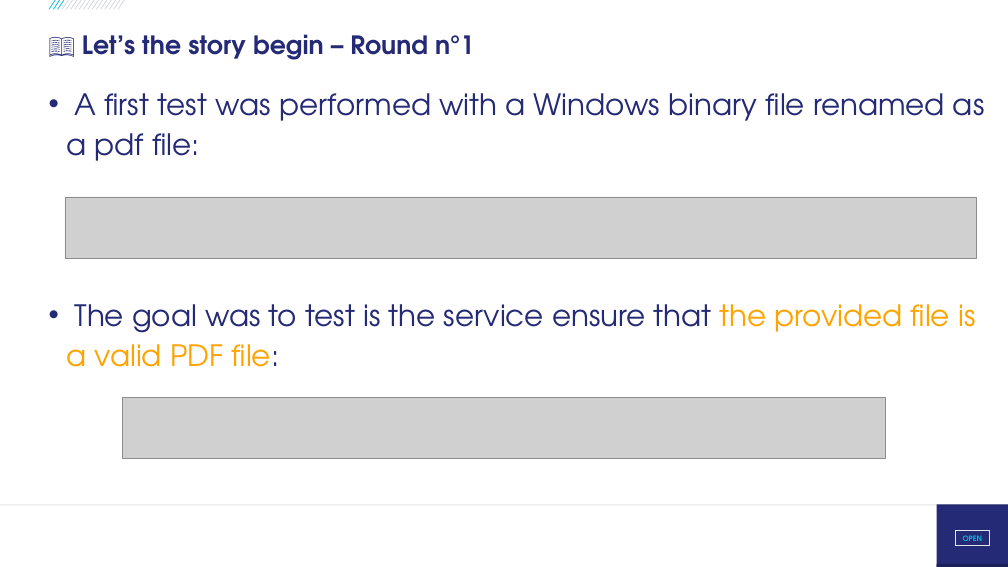
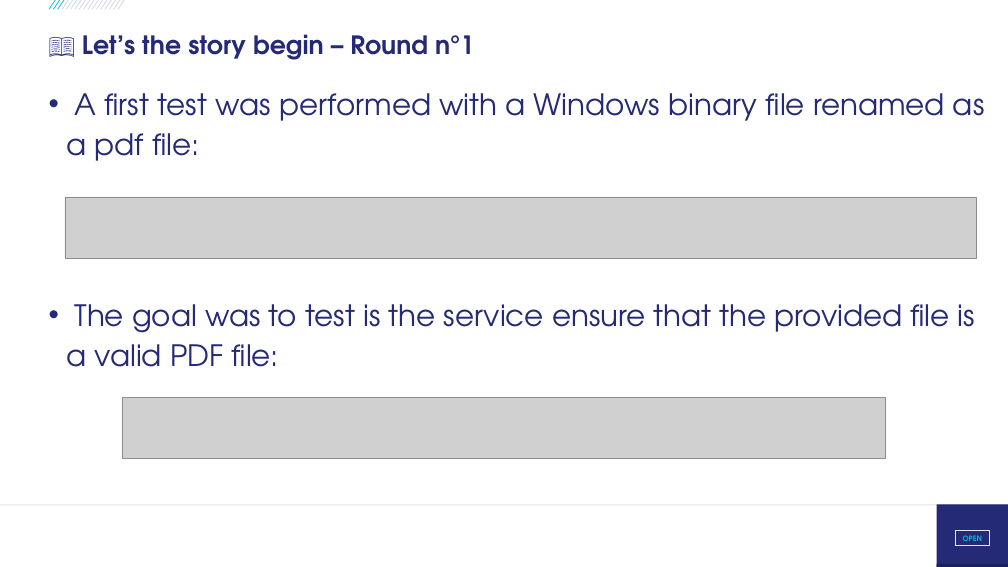
Before and after one commit to righettod/voxxeddays-lux-2026, a slide deck: slide 11 of presentation.pptx. Drawn at 1008x567 pixels with LibreOffice and Linux fonts; fonts in the diff are those of the drawing; grey boxes stand for pictures; background and template pictures are left out. Boxes give left, top, right and bottom in pixels: in the first picture for what was removed or moved away, otherwise in the second. Text is boxed around its words. In the diff, an @@ line names an element or a change of style, - is before the commit and + after.

```diff
--- a/presentation.pptx
+++ b/presentation.pptx
@@ text at <box>66,304,975,367</box>: text colour #FFA300 to #242A75 in "the provided file is a valid PDF ..." @@
```
Also in this commit, not shown: 3 other slides changed, 8 slides added, 3 other files.
